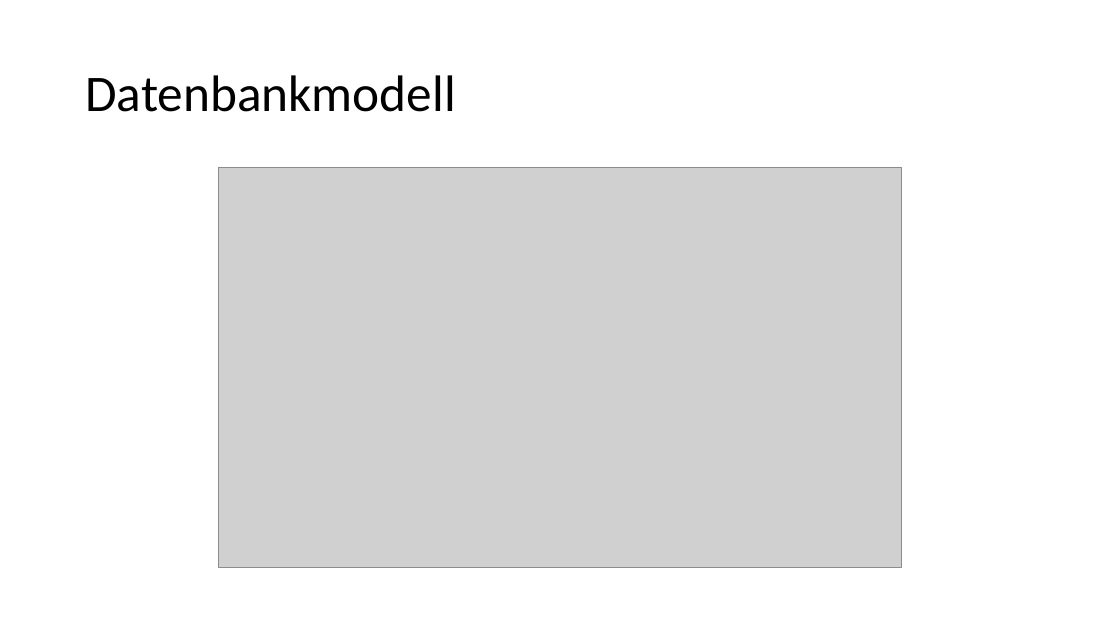
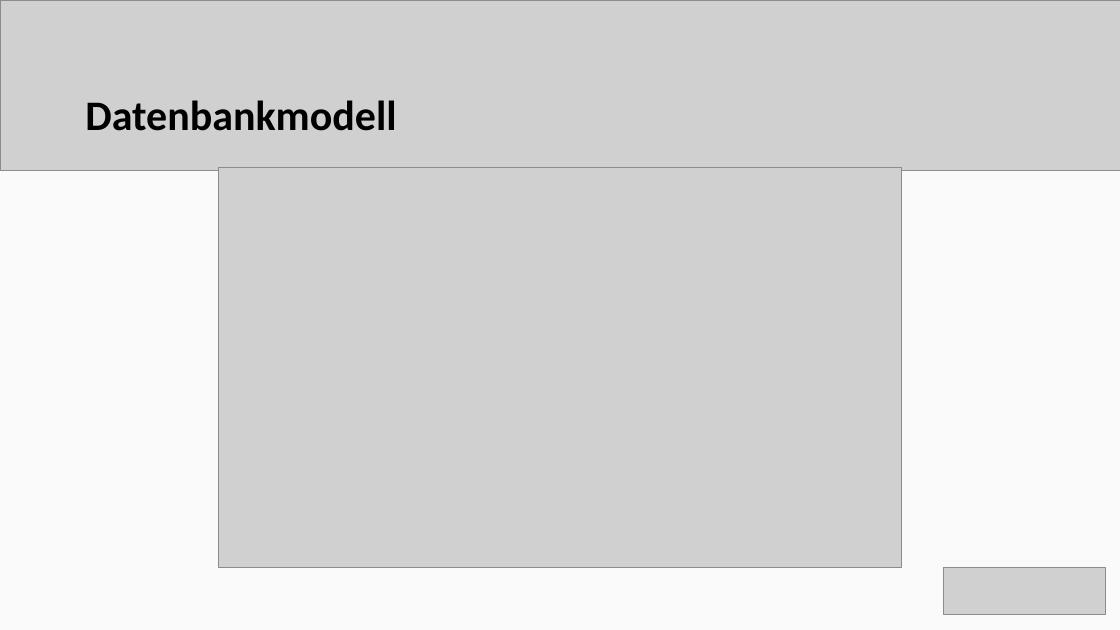
Before and after one commit to AadrianMay/09-eLearning-App, a slide deck: slide 6 of Präsentation.pptx. Drawn at 1120x630 pixels with LibreOffice and Linux fonts; fonts in the diff are those of the drawing; grey boxes stand for pictures. Boxes give left, top, right and bottom in pixels: in the first picture for what was removed or moved away, otherwise in the second. Text is boxed around its words. In the diff, an @@ line names an element or a change of style, - is before the commit and + after.

```diff
--- a/Präsentation.pptx
+++ b/Präsentation.pptx
@@ background #FFFFFF to #FAFAFA @@
@@ picture added at box(0, 0, 1120, 171) @@
@@ title "Datenbankmodell" at box(85, 100, 396, 131): size 44 to 36 pt, bold on @@
@@ picture added at box(944, 568, 1106, 615) @@
```
Also in this commit, not shown: 8 other slides changed, 1 other file.
